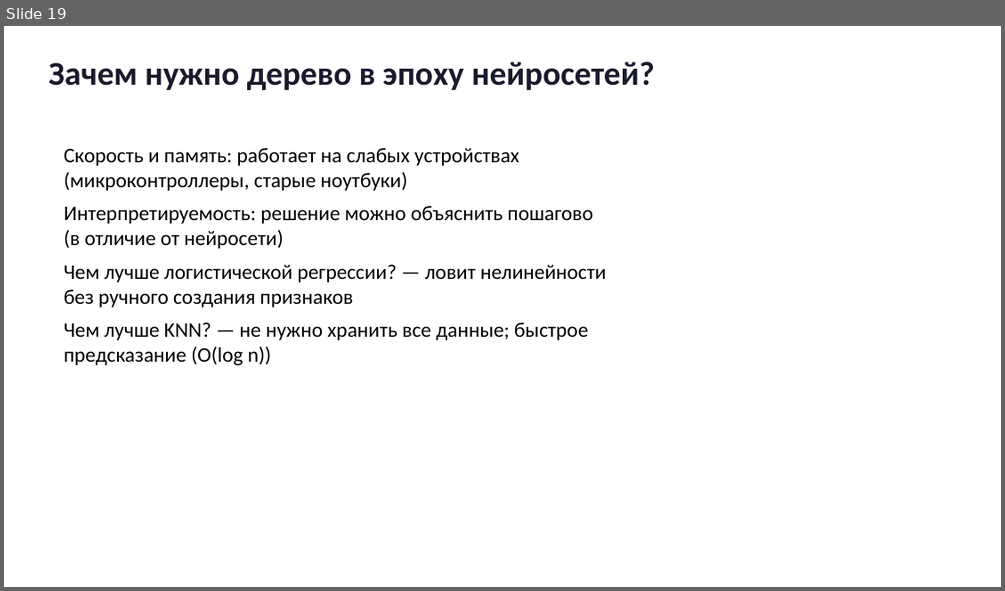
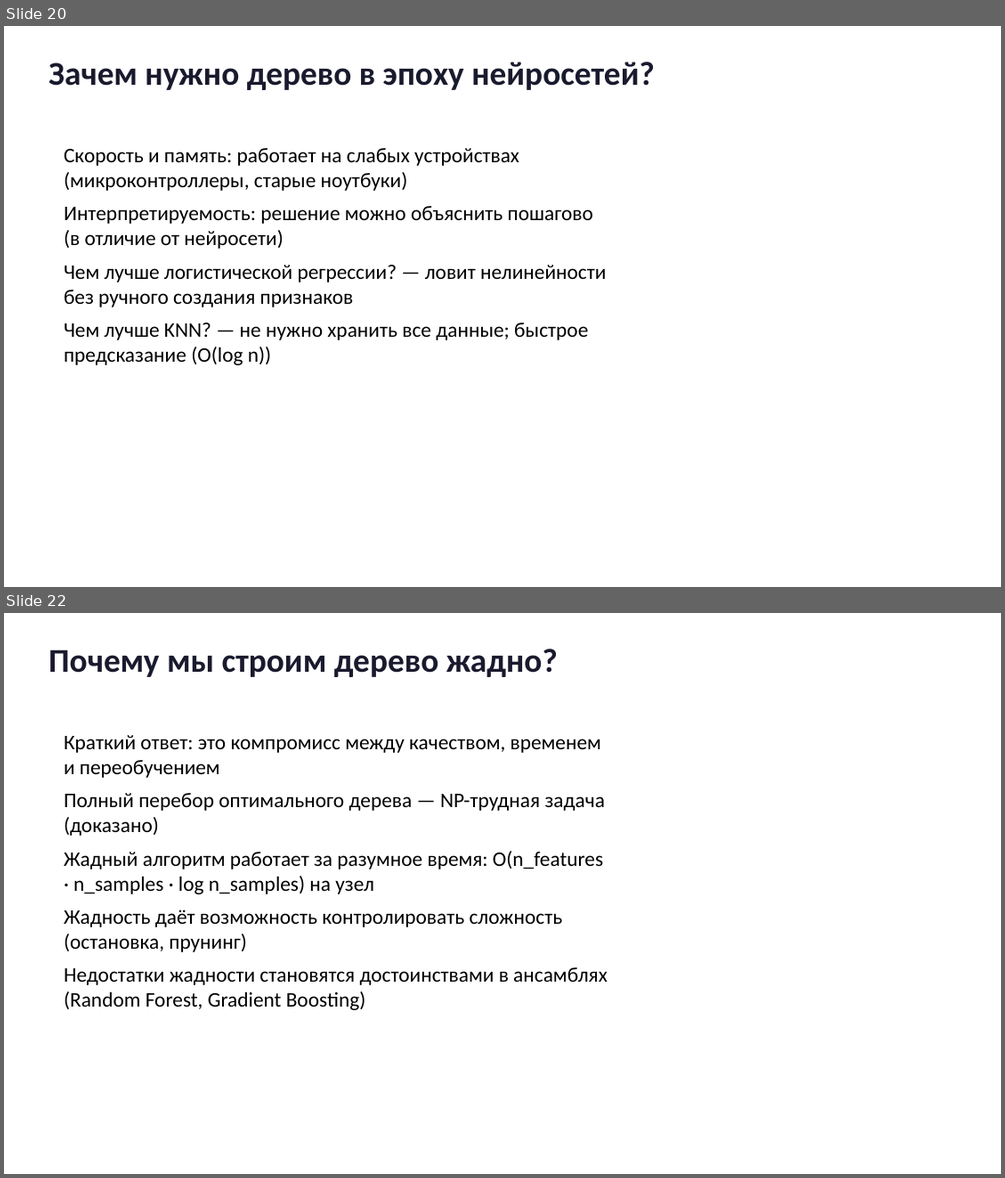
Before and after one commit to gurovic/ml-lessons, a slide deck: lessons/derevo_resheniy/presentation.pptx. Shown one above the other, each under a label of ours: slide 19 before the commit, slides 20 and 22 after it; the slides between them are not shown. The pictures are 1005x591 and 1005x1178 pixels, drawn with LibreOffice and Linux fonts; fonts in the diff are those of the drawing. Boxes give left, top, right and bottom in pixels: in the first picture for what was removed or moved away, otherwise in the second. Text is boxed around its words. In the diff, an @@ line names an element or a change of style, - is before the commit and + after.

```diff
--- a/lessons/derevo_resheniy/presentation.pptx
+++ b/lessons/derevo_resheniy/presentation.pptx
@@ slide 22 added at [4, 613, 1001, 1174], background #FFFFFF @@
@@ text added at [48, 649, 558, 677], 32 pt, text #1A1A2E, bold @@
+Почему мы строим дерево жадно?
@@ text added at [64, 735, 607, 1010], 20 pt, text #000000 @@
+Краткий ответ: это компромисс между качеством, временем и переобучением
+Полный перебор оптимального дерева — NP-трудная задача (доказано)
+Жадный алгоритм работает за разумное время: O(n_features · n_samples · log n_samples) на узел
+Жадность даёт возможность контролировать сложность (остановка, прунинг)
+Недостатки жадности становятся достоинствами в ансамблях (Random Forest, Gradient Boosting)
@@ what was slide 19 is now slide 20 @@
```
Also in this commit, not shown: 4 other slides added, 20 other files.
